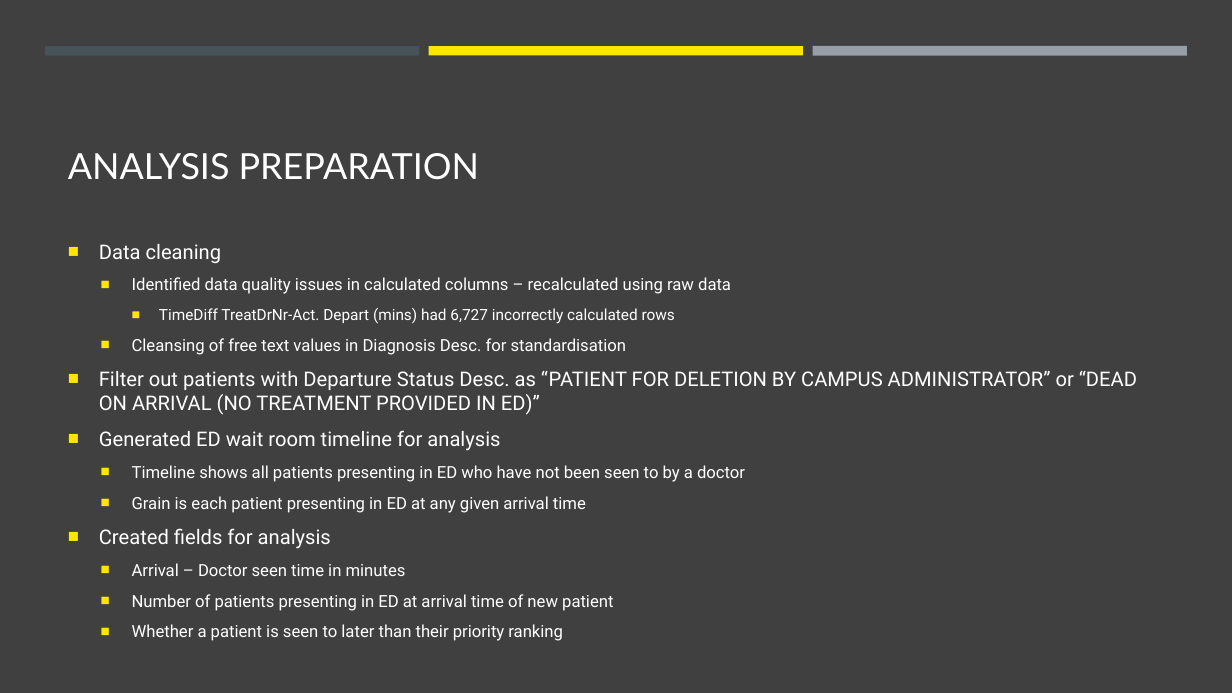
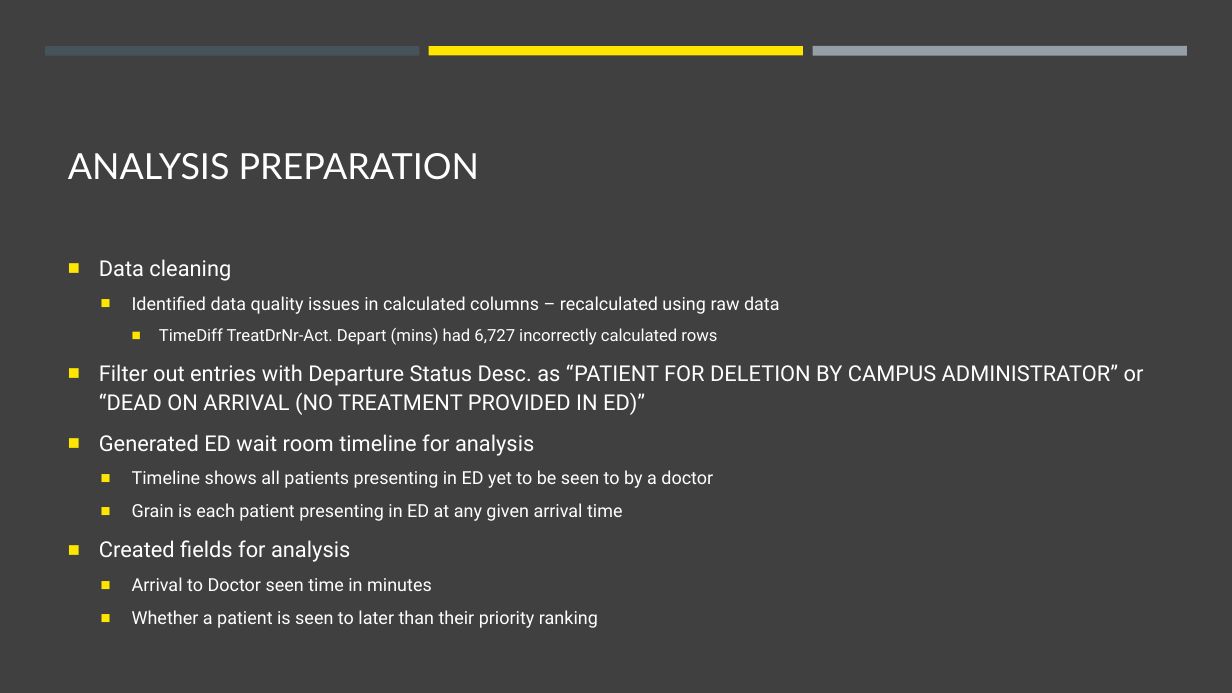
Before and after one commit to jasonnguyen3697/EY_DataChallenge, a slide deck: slide 6 of stuff.pptx. Drawn at 1232x693 pixels with LibreOffice and Linux fonts; fonts in the diff are those of the drawing. Boxes give left, top, right and bottom in pixels: in the first picture for what was removed or moved away, otherwise in the second. Text is boxed around its words. In the diff, an @@ line names an element or a change of style, - is before the commit and + after.

```diff
--- a/stuff.pptx
+++ b/stuff.pptx
@@ text at bbox=[99, 259, 780, 628]: size 15.7 to 17 pt in "Data cleaning", "Generated ED wait room timeline for analysis", "Created fields for analysis"; size 12.9 to 14 pt in "Identified data quality issues in calculated columns ...", "Grain is each patient presenting in ED ...", "Whether a patient is seen to later ..."; size 12 to 13 pt in "TimeDiff TreatDrNr-Act. Depart (mins) had 6,727 incorrectly ..."; line spacing 1 to 1.1 @@
@@ text at bbox=[99, 364, 1144, 415]: text changed; size 15.7 to 17 pt @@
-  ■ Cleansing of free text values in Diagnosis Desc. for standardisation
-■ Filter out patients with Departure Status Desc. as “PATIENT FOR DELETION BY CAMPUS ADMINISTRATOR” or “DEAD ON ARRIVAL (NO TREATMENT PROVIDED IN ED)”
+■ Filter out entries with Departure Status Desc. as “PATIENT FOR DELETION BY CAMPUS ADMINISTRATOR” or “DEAD ON ARRIVAL (NO TREATMENT PROVIDED IN ED)”
@@ text at bbox=[132, 470, 713, 488]: text changed; size 12.9 to 14 pt @@
-  ■ Timeline shows all patients presenting in ED who have not been seen to by a doctor
+  ■ Timeline shows all patients presenting in ED yet to be seen to by a doctor
@@ text at bbox=[132, 577, 432, 591]: text changed; size 12.9 to 14 pt @@
-  ■ Arrival – Doctor seen time in minutes
-  ■ Number of patients presenting in ED at arrival time of new patient
+  ■ Arrival to Doctor seen time in minutes
```
Also in this commit, not shown: 10 other slides changed, 1 slide added, 3 slides removed.
